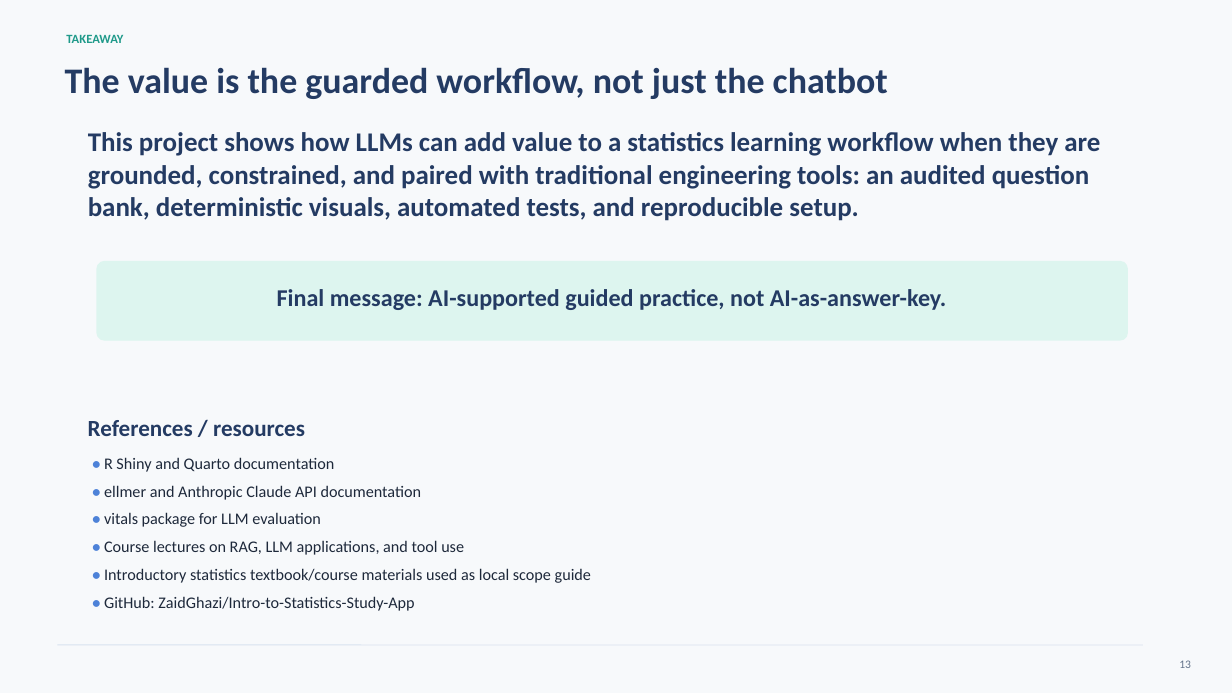
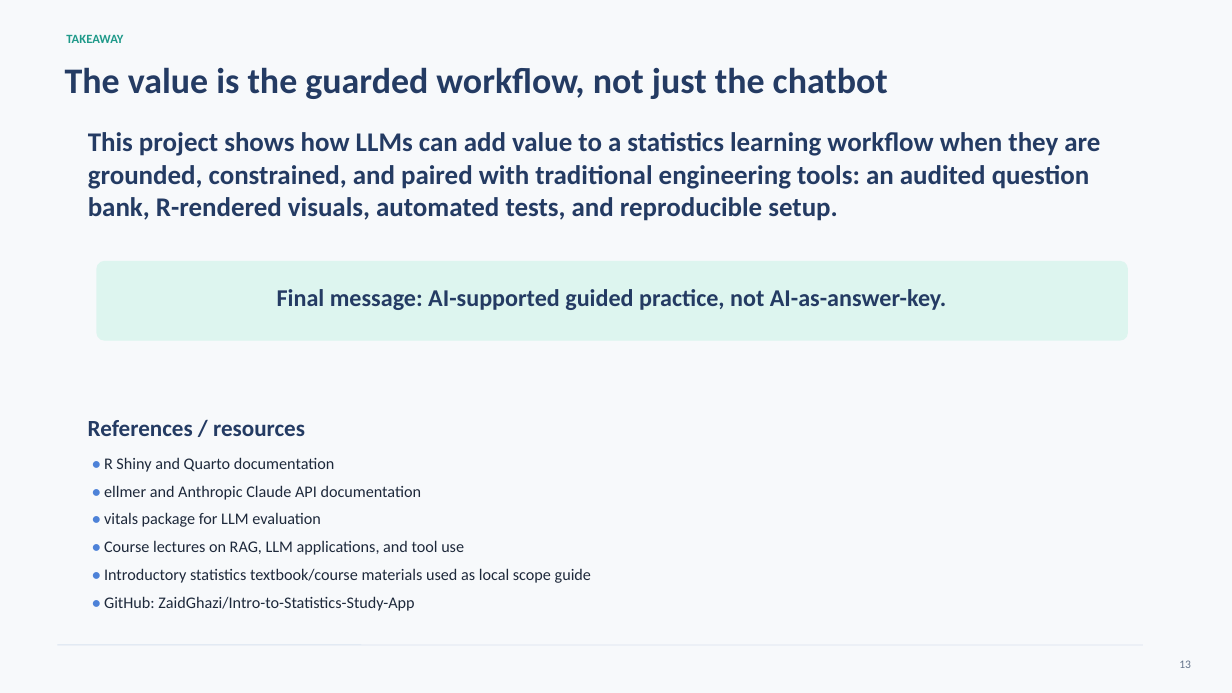
Before and after one commit to ZaidGhazi/Intro-to-Statistics-Study-App, a slide deck: slide 13 of intro_stats_study_app_presentation_cleaned_v2.pptx. Drawn at 1232x693 pixels with LibreOffice and Linux fonts; fonts in the diff are those of the drawing. Boxes give left, top, right and bottom in pixels: in the first picture for what was removed or moved away, otherwise in the second. Text is boxed around its words. In the diff, an @@ line names an element or a change of style, - is before the commit and + after.

Commit message:
Update tutor visual logic and presentation docs

```diff
--- a/intro_stats_study_app_presentation_cleaned_v2.pptx
+++ b/intro_stats_study_app_presentation_cleaned_v2.pptx
@@ text at [88,132,1100,221]: text changed @@
-This project shows how LLMs can add value to a statistics learning workflow when they are grounded, constrained, and paired with traditional engineering tools: an audited question bank, deterministic visuals, automated tests, and reproducible setup.
+This project shows how LLMs can add value to a statistics learning workflow when they are grounded, constrained, and paired with traditional engineering tools: an audited question bank, R-rendered visuals, automated tests, and reproducible setup.
```
Also in this commit, not shown: 9 other slides changed, 11 other files.
